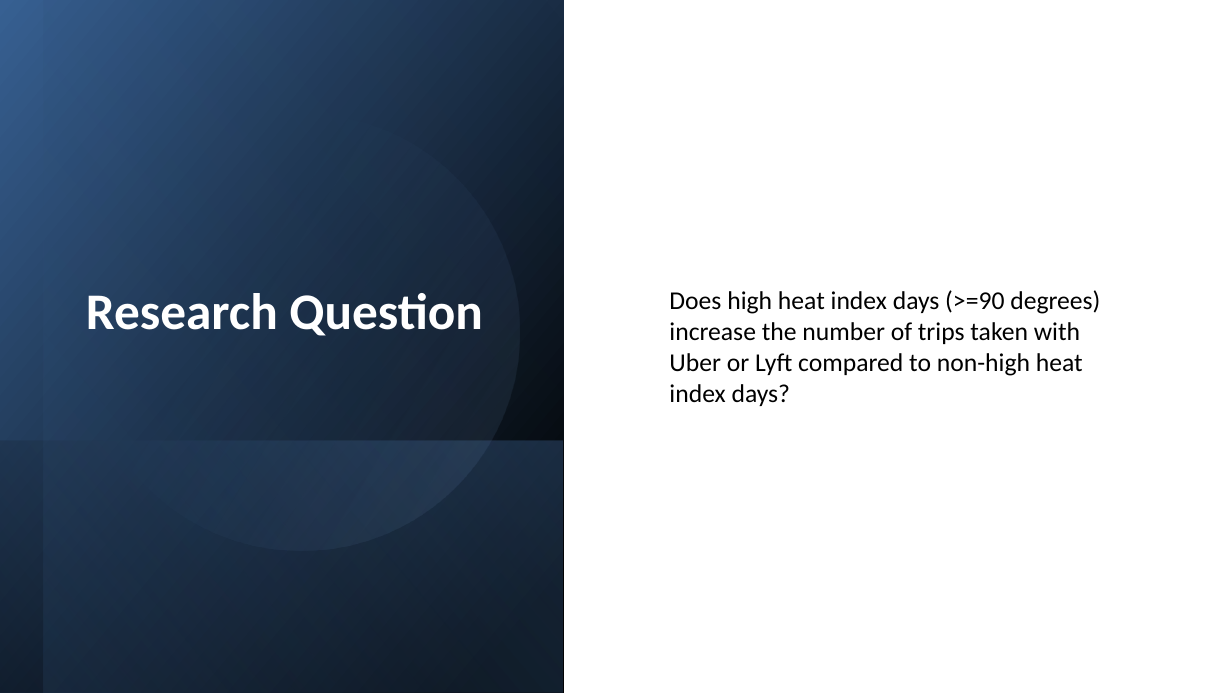
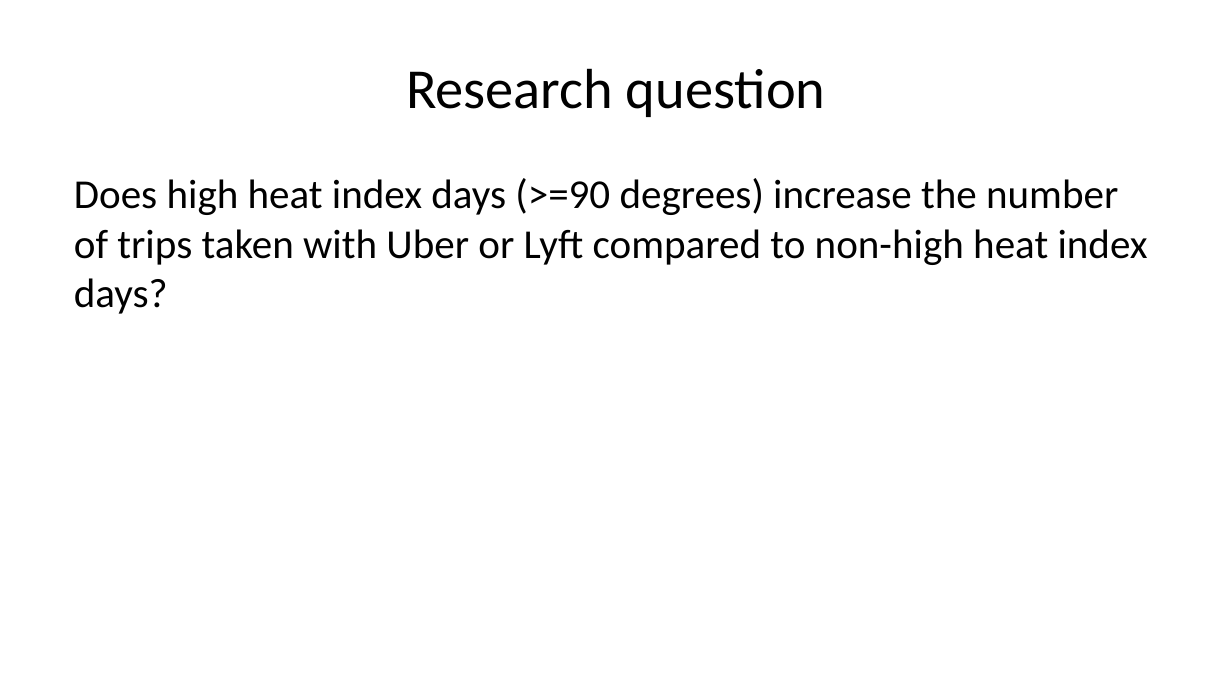
Before and after one commit to hellojohncruz/tlc_trips_weather, a slide deck: slide 3 of ridership.pptx. Drawn at 1232x693 pixels with LibreOffice and Linux fonts; fonts in the diff are those of the drawing. Boxes give left, top, right and bottom in pixels: in the first picture for what was removed or moved away, otherwise in the second. Text is boxed around its words. In the diff, an @@ line names an element or a change of style, - is before the commit and + after.

```diff
--- a/ridership.pptx
+++ b/ridership.pptx
@@ rectangle removed at (0, 0, 564, 692) @@
@@ rectangle removed at (43, 0, 564, 693) @@
@@ title "Research question" at (406, 68, 826, 117): vertical alignment bottom to middle @@
@@ ellipse removed at (43, 75, 558, 590) @@
@@ title at (406, 68, 826, 117): text changed; size 30 to 33 pt; text colour #FFFFFF to #000000; bold off @@
-Research Question
+Research question
@@ text "Does high heat index days ...": place and size @@
-text "Does high heat index days ..." at (669, 290, 1100, 406)
+text "Does high heat index days ..." at (74, 178, 1148, 314)
@@ text "Does high heat index days ..." at (74, 178, 1148, 314): size 15 to 24 pt; more space between paragraphs; vertical alignment middle to top @@
@@ rectangle removed at (0, 440, 562, 692) @@
```
Also in this commit, not shown: 18 other slides changed, 4 slides added, 3 slides removed, 5 other files.
